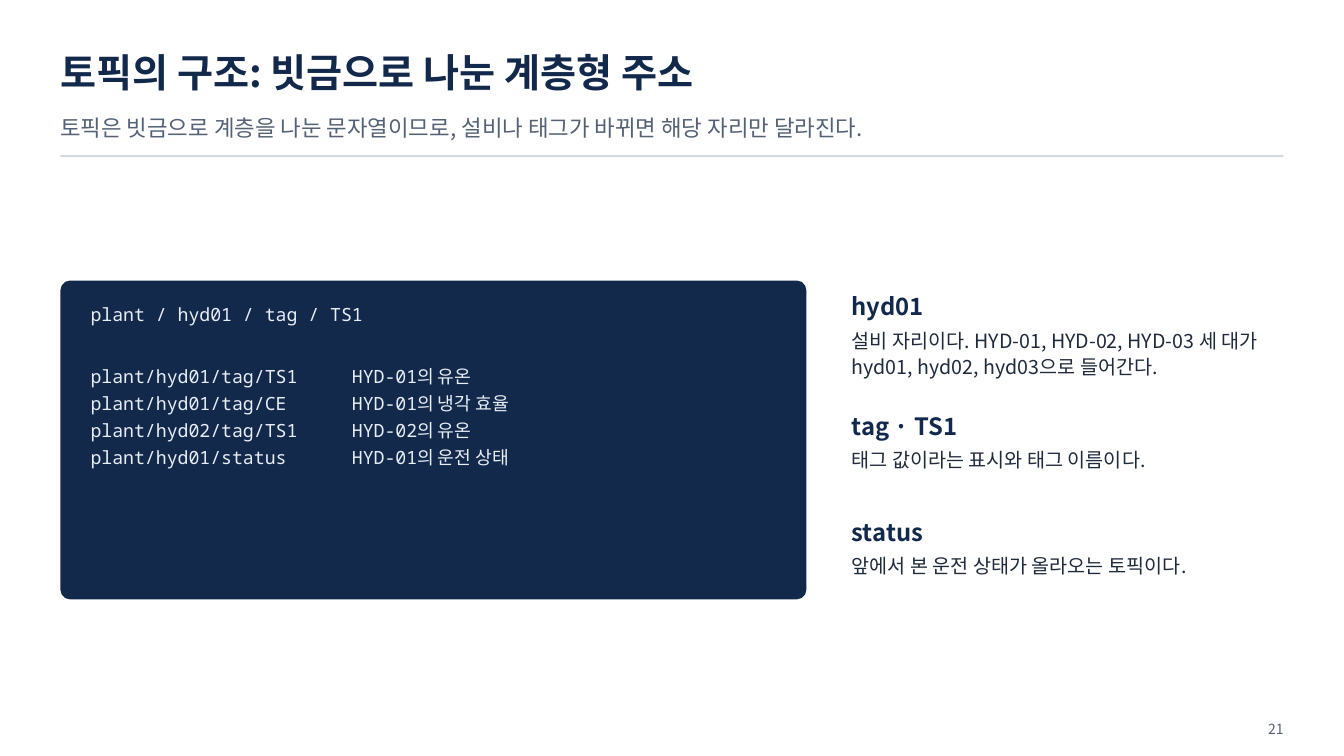
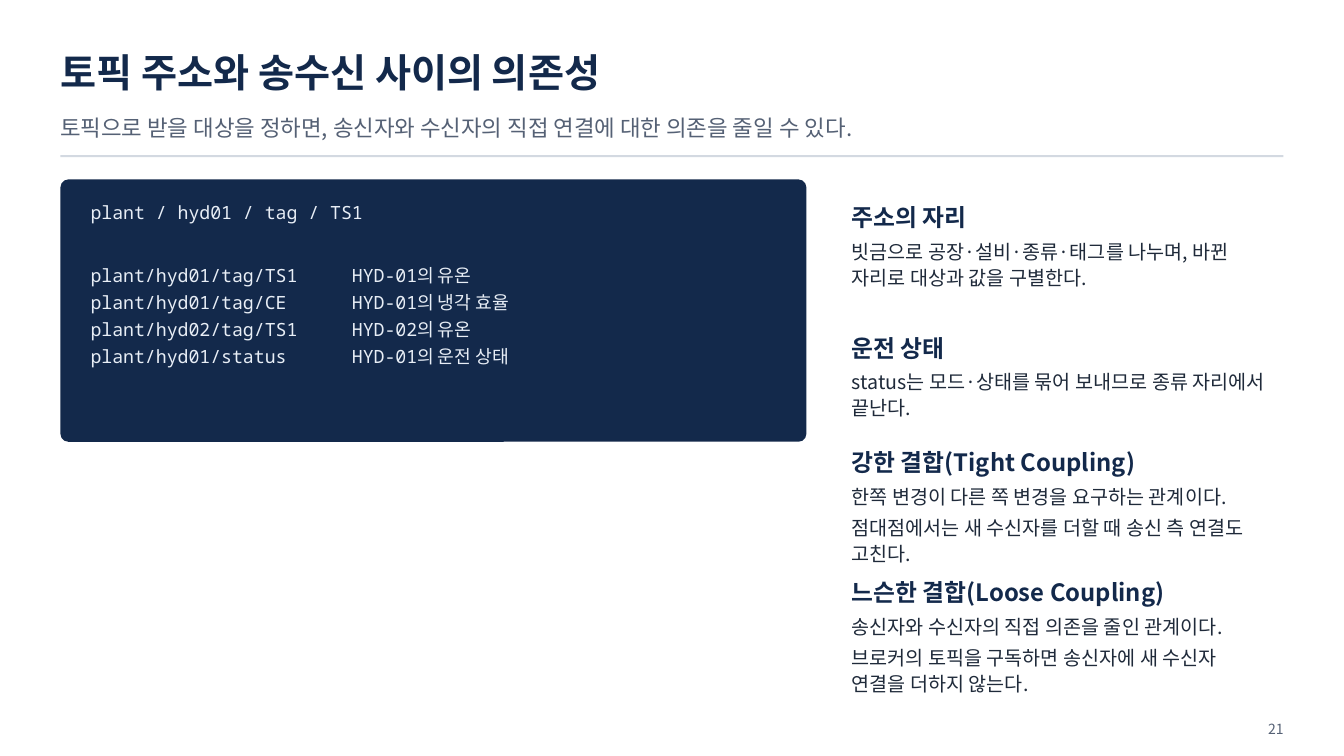
Before and after one commit to uengine-oss/hyd-iot-edu, a slide deck: slide 21 of workspace/강의제작/산출물/실전반/이론/01회차/실전반_01일차.pptx. Drawn at 1344x756 pixels with LibreOffice and Linux fonts; fonts in the diff are those of the drawing. Boxes give left, top, right and bottom in pixels: in the first picture for what was removed or moved away, otherwise in the second. Text is boxed around its words. In the diff, an @@ line names an element or a change of style, - is before the commit and + after.

```diff
--- a/workspace/강의제작/산출물/실전반/이론/01회차/실전반_01일차.pptx
+++ b/workspace/강의제작/산출물/실전반/이론/01회차/실전반_01일차.pptx
@@ text at [60, 54, 600, 91]: text changed @@
-토픽의 구조: 빗금으로 나눈 계층형 주소
+토픽 주소와 송수신 사이의 의존성
@@ text at [60, 117, 853, 140]: text changed @@
-토픽은 빗금으로 계층을 나눈 문자열이므로, 설비나 태그가 바뀌면 해당 자리만 달라진다.
+토픽으로 받을 대상을 정하면, 송신자와 수신자의 직접 연결에 대한 의존을 줄일 수 있다.
@@ rounded rectangle: place and size @@
-rounded rectangle at [60, 280, 807, 599]
+rounded rectangle at [60, 179, 807, 442]
@@ text "plant / hyd01 / tag ...": place and size @@
-text "plant / hyd01 / tag ..." at [91, 307, 508, 466]
+text "plant / hyd01 / tag ..." at [91, 205, 508, 365]
@@ text at [852, 206, 1229, 287]: text changed @@
-hyd01
-설비 자리이다. HYD-01, HYD-02, HYD-03 세 대가 hyd01, hyd02, hyd03으로 들어간다.
+주소의 자리
+빗금으로 공장·설비·종류·태그를 나누며, 바뀐 자리로 대상과 값을 구별한다.
@@ text at [852, 337, 1265, 417]: text changed @@
-tag · TS1
-태그 값이라는 표시와 태그 이름이다.
+운전 상태
+status는 모드·상태를 묶어 보내므로 종류 자리에서 끝난다.
@@ text at [852, 451, 1243, 563]: text changed @@
-status
-앞에서 본 운전 상태가 올라오는 토픽이다.
+강한 결합(Tight Coupling)
+한쪽 변경이 다른 쪽 변경을 요구하는 관계이다.
+점대점에서는 새 수신자를 더할 때 송신 측 연결도 고친다.
@@ text added at [852, 581, 1222, 693], 14 pt, text #1F2A3A @@
+느슨한 결합(Loose Coupling)
+송신자와 수신자의 직접 의존을 줄인 관계이다.
+브로커의 토픽을 구독하면 송신자에 새 수신자 연결을 더하지 않는다.
```
Also in this commit, not shown: 55 other slides changed, 3 slides added, 52 other files.
